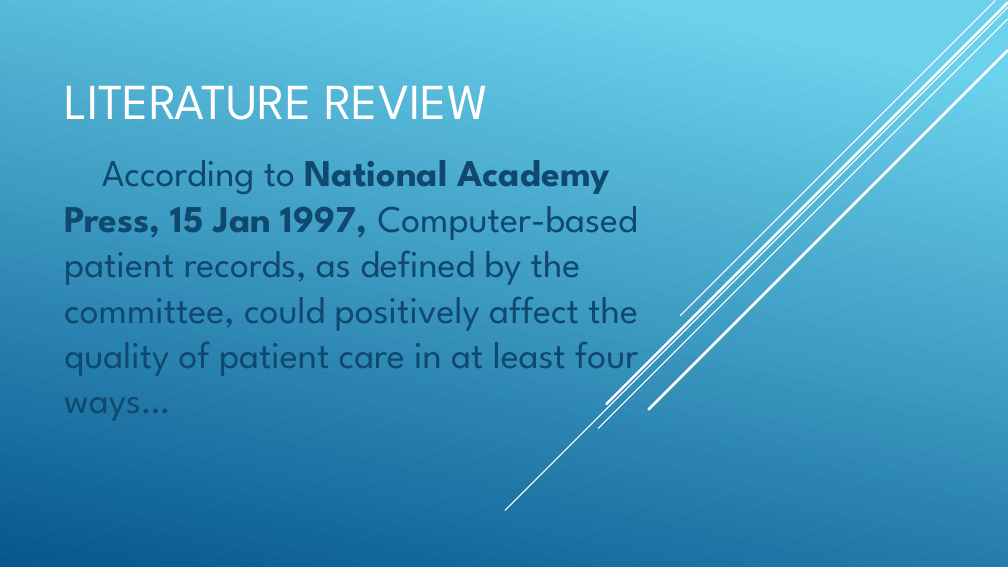
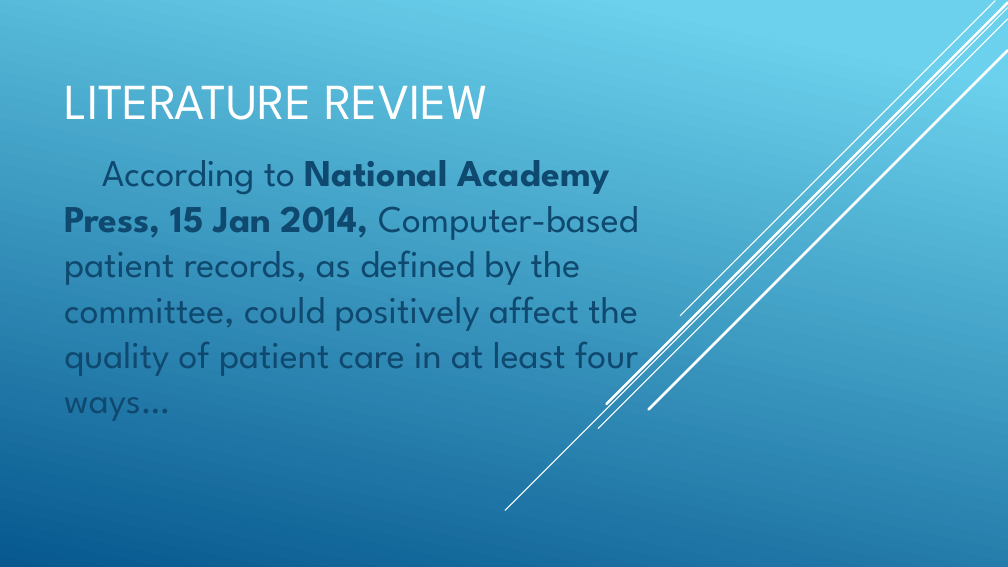
Before and after one commit to microworlds/simple-pro, a slide deck: slide 5 of pro-pre.pptx (slide 6 before the commit). Drawn at 1008x567 pixels with LibreOffice and Linux fonts; fonts in the diff are those of the drawing. Boxes give left, top, right and bottom in pixels: in the first picture for what was removed or moved away, otherwise in the second. Text is boxed around its words. In the diff, an @@ line names an element or a change of style, - is before the commit and + after.

```diff
--- a/pro-pre.pptx
+++ b/pro-pre.pptx
@@ subtitle at [64,160,638,421]: text changed @@
-According to National Academy Press, 15 Jan 1997, Computer-based patient records, as defined by the committee, could positively affect the quality of patient care in at least four ways…
+According to National Academy Press, 15 Jan 2014, Computer-based patient records, as defined by the committee, could positively affect the quality of patient care in at least four ways…
```
Also in this commit, not shown: 8 other slides changed, 1 slide added, 5 slides removed, 22 other files.
